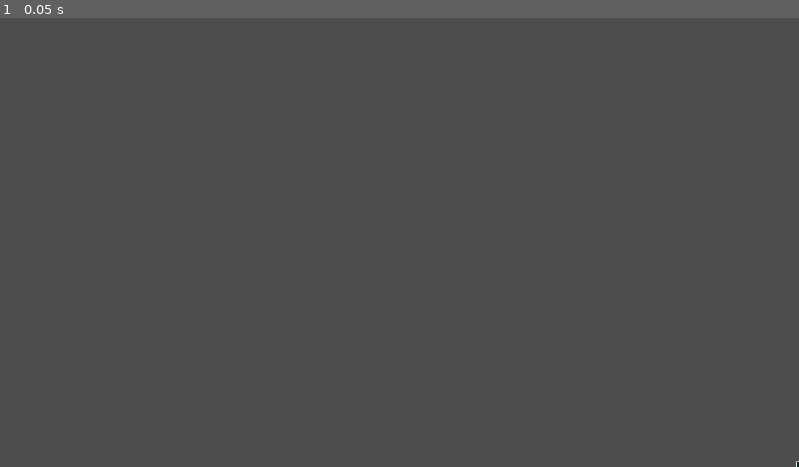
Above: before the commit, frame 1.
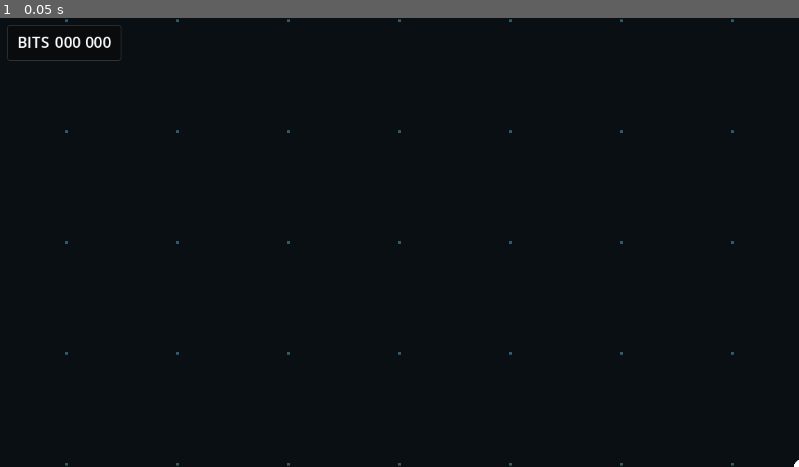
Above: after the commit, the same moment.

Repository: DscrtDv/NetClicker
Game: Godot game, scene res://Main/main.tscn
Same seed, same stepped clock (60 frames per second), same inputs: the game is played once before the commit and once after it.
Inputs:
- Up to frame 1 (0.05 s): no input

The runs differ from the first frame. In frame 1, 100% of the frame differs, in the area x 0-100%, y 0-100%.

Commit message:
[+] HUD, background grid, and visual polish
- Added CanvasLayer-based HUD with bits counter (grow-on-hover bps reveal)
- Procedural dot grid background with LOD (minor dots hidden on zoom out)
- Computer hover effect switched from scale to brightness modulate
- Selection bracket fades in on hover, goes fully opaque on grab
- Counter folder moved under UI/HUD, root changed to PanelContainer

Diff:
--- a/Clickers/Computer/computer.gd
+++ b/Clickers/Computer/computer.gd
@@ -17,8 +17,8 @@
 var screen_on_color : Color = Color(0.192, 0.718, 0.643)
 var screen_off_color : Color = Color(0.2, 0.2, 0.2) # Dark gray
 
-var hover_scale := Vector2(1.05, 1.05)
-var normal_scale := Vector2(1.0, 1.0)
+var hover_modulate := Color(1.3, 1.3, 1.3)
+var normal_modulate := Color(1.0, 1.0, 1.0)
 
 func _ready() -> void:
 	super._ready()
@@ -68,7 +68,7 @@
 	if powered:
 		boost = 2
 		enable_boost()
-	create_tween().tween_property(self, "scale", hover_scale, 0.15)
+	create_tween().tween_property(self, "modulate", hover_modulate, 0.15)
 
 func _on_mouse_exited() -> void:
 	if not grabbing:
@@ -77,4 +77,4 @@
 		boost = 1
 		if is_boosted:
 			disable_boost()
-		create_tween().tween_property(self, "scale", normal_scale, 0.15)
+		create_tween().tween_property(self, "modulate", normal_modulate, 0.15)
--- a/Clickers/Computer/computer.tscn
+++ b/Clickers/Computer/computer.tscn
@@ -12,7 +12,6 @@
 script = ExtResource("2_pepyb")
 
 [node name="DetailView" type="Node2D" parent="." unique_id=1456602839]
-visible = false
 
 [node name="Area2D" type="Area2D" parent="DetailView" unique_id=200707715]
 
@@ -27,7 +26,6 @@
 offset_top = -6.0
 offset_right = 6.0
 offset_bottom = 2.0
-rotation = -0.015260343
 mouse_filter = 2
 color = Color(0.19215687, 0.7176471, 0.6431373, 1)
 
--- /dev/null
+++ b/Main/Background/background.gd
@@ -0,0 +1,44 @@
+extends Node2D
+
+const BG_COLOR        := Color(0.04, 0.06, 0.08, 1.0)
+const DOT_COLOR       := Color(0.25, 0.45, 0.55, 0.30)
+const DOT_LARGE_COLOR := Color(0.30, 0.55, 0.65, 0.60)
+const SPACING         := 40.0
+const LARGE_EVERY     := 4
+const DOT_RADIUS      := 1.0
+const DOT_LARGE_RADIUS := 2.5
+
+var _large_only := false
+
+func _ready() -> void:
+	RenderingServer.set_default_clear_color(BG_COLOR)
+	SignalBus.lod_changed.connect(func(level: int) -> void:
+		_large_only = level > 0
+	)
+
+func _process(_delta: float) -> void:
+	queue_redraw()
+
+func _draw() -> void:
+	var inv := get_viewport_transform().affine_inverse()
+	var vp  := get_viewport_rect()
+	var tl  := inv * vp.position
+	var br  := inv * (vp.position + vp.size)
+
+	draw_rect(Rect2(tl, br - tl), BG_COLOR)
+
+	var sx : float = floor(tl.x / SPACING) * SPACING
+	var sy : float = floor(tl.y / SPACING) * SPACING
+
+	var x : float = sx
+	while x <= br.x + SPACING:
+		var y : float = sy
+		while y <= br.y + SPACING:
+			var gx := int(round(x / SPACING))
+			var gy := int(round(y / SPACING))
+			if gx % LARGE_EVERY == 0 and gy % LARGE_EVERY == 0:
+				draw_circle(Vector2(x, y), DOT_LARGE_RADIUS, DOT_LARGE_COLOR)
+			elif not _large_only:
+				draw_circle(Vector2(x, y), DOT_RADIUS, DOT_COLOR)
+			y += SPACING
+		x += SPACING
--- /dev/null
+++ b/Main/Background/background.tscn
@@ -0,0 +1,7 @@
+[gd_scene format=3 uid="uid://bxnetbg00001"]
+
+[ext_resource type="Script" path="res://Main/Background/background.gd" id="1_bg"]
+
+[node name="Background" type="Node2D"]
+z_index = -10
+script = ExtResource("1_bg")
--- a/Main/Camera/camera.gd
+++ b/Main/Camera/camera.gd
@@ -1,9 +1,9 @@
 extends Camera2D
 
-const ZOOM_STEP := 0.1
+const ZOOM_STEP := 0.05
 const ZOOM_MIN := Vector2(0.5, 0.5)
 const ZOOM_MAX := Vector2(3.0, 3.0)
-const LOD_THRESHOLD := 0.85
+const LOD_THRESHOLD := 1.2
 
 var _dragging := false
 
--- a/Main/main.gd
+++ b/Main/main.gd
@@ -1,6 +1,6 @@
 extends Node2D
 
-@onready var click_counter : Node2D = $Counter
+@onready var click_counter : PanelContainer = $HUD/Counter
 
 var total_bits : int = 0
 var main_bits_ps : int = 0
--- a/Main/main.tscn
+++ b/Main/main.tscn
@@ -2,17 +2,18 @@
 
 [ext_resource type="PackedScene" uid="uid://dygktvrk0wt77" path="res://Clickers/Computer/computer.tscn" id="1_2w1kt"]
 [ext_resource type="Script" uid="uid://6kyxv2o1dvs5" path="res://Main/main.gd" id="1_qvhan"]
-[ext_resource type="PackedScene" uid="uid://cmymnh1b10lkv" path="res://UI/Counter/click_counter.tscn" id="2_2w1kt"]
+[ext_resource type="PackedScene" path="res://UI/HUD/hud.tscn" id="2_hud"]
 [ext_resource type="PackedScene" uid="uid://bky7o4xomln2s" path="res://Main/Camera/camera.tscn" id="4_eunhr"]
+[ext_resource type="PackedScene" path="res://Main/Background/background.tscn" id="5_bg"]
 
 [node name="Main" type="Node2D" unique_id=1578416008]
 script = ExtResource("1_qvhan")
 
+[node name="Background" parent="." instance=ExtResource("5_bg")]
+
 [node name="Computer" parent="." unique_id=2088399027 instance=ExtResource("1_2w1kt")]
 position = Vector2(579, 323)
 
-[node name="Counter" parent="." unique_id=1342311751 instance=ExtResource("2_2w1kt")]
-visible = false
-position = Vector2(476, 272)
+[node name="HUD" parent="." unique_id=2133900864 instance=ExtResource("2_hud")]
 
 [node name="Camera2D" parent="." unique_id=2093055837 instance=ExtResource("4_eunhr")]
--- a/UI/Counter/click_counter.gd
+++ /dev/null
@@ -1,19 +0,0 @@
-extends Node2D
-
-@onready var counter_label : Label 	= $CounterLabel
-@onready var timer : Timer 			= $Timer
-var total_bits : int				= 0
-var bits_ps : int 					= 0
-
-func _ready() -> void:
-	update_counter()
-	timer.wait_time = 1.0
-	timer.start()
-
-func update_counter() -> void:
-	counter_label.text = "%015d" % total_bits
-
-func _on_timer_timeout() -> void:
-	if (bits_ps > 0):
-		total_bits += bits_ps
-		update_counter()
--- a/UI/Counter/click_counter.tscn
+++ /dev/null
@@ -1,14 +0,0 @@
-[gd_scene format=3 uid="uid://cmymnh1b10lkv"]
-
-[ext_resource type="Script" uid="uid://cnmnt55tn1kel" path="res://UI/Counter/click_counter.gd" id="1_cqbsn"]
-
-[node name="Counter" type="Node2D" unique_id=1342311751]
-script = ExtResource("1_cqbsn")
-
-[node name="CounterLabel" type="Label" parent="." unique_id=1782169754]
-offset_right = 40.0
-offset_bottom = 23.0
-
-[node name="Timer" type="Timer" parent="." unique_id=492785664]
-
-[connection signal="timeout" from="Timer" to="." method="_on_timer_timeout"]
--- /dev/null
+++ b/UI/HUD/Counter/click_counter.gd
@@ -0,0 +1,55 @@
+extends PanelContainer
+
+@onready var counter_label : Label   = $MarginContainer/VBoxContainer/HBoxContainer/CounterLabel
+@onready var bps_container : Control = $MarginContainer/VBoxContainer/BpsContainer
+@onready var bps_label     : Label   = $MarginContainer/VBoxContainer/BpsContainer/BpsLabel
+@onready var timer         : Timer   = $Timer
+var total_bits : int = 0
+var bits_ps    : int = 0
+
+var collapsed_h : float = 0.0
+var expanded_h  : float = 0.0
+var bps_h       : float = 0.0
+
+func _ready() -> void:
+	update_counter()
+	timer.wait_time = 1.0
+	timer.start()
+	bps_container.custom_minimum_size.y = 0.0
+	await get_tree().process_frame
+	bps_h = bps_label.get_minimum_size().y
+	reset_size()
+	await get_tree().process_frame
+	collapsed_h = size.y
+	expanded_h = collapsed_h + bps_h + 3
+
+func format_bits(n: int) -> String:
+	var s := "%06d" % n
+	var result := ""
+	for i in range(s.length() - 1, -1, -1):
+		var pos := s.length() - 1 - i
+		if pos > 0 and pos % 3 == 0:
+			result = " " + result
+		result = s[i] + result
+	return result
+
+func update_counter() -> void:
+	counter_label.text = format_bits(total_bits)
+	bps_label.text = "%s bits/s" % format_bits(bits_ps)
+
+func _on_timer_timeout() -> void:
+	if bits_ps > 0:
+		total_bits += bits_ps
+		update_counter()
+
+func _on_mouse_entered() -> void:
+	var tw := create_tween().set_parallel(true)
+	tw.tween_property(bps_container, "custom_minimum_size:y", bps_h, 0.15)
+	tw.tween_property(self, "size:y", expanded_h, 0.15)
+	tw.tween_property(bps_label, "modulate:a", 1.0, 0.15)
+
+func _on_mouse_exited() -> void:
+	var tw := create_tween().set_parallel(true)
+	tw.tween_property(bps_container, "custom_minimum_size:y", 0.0, 0.15)
+	tw.tween_property(self, "size:y", collapsed_h, 0.15)
+	tw.tween_property(bps_label, "modulate:a", 0.0, 0.15)
--- /dev/null
+++ b/UI/HUD/Counter/click_counter.tscn
@@ -0,0 +1,70 @@
+[gd_scene format=3 uid="uid://cmymnh1b10lkv"]
+
+[ext_resource type="Script" uid="uid://cnmnt55tn1kel" path="res://UI/HUD/Counter/click_counter.gd" id="1_cqbsn"]
+
+[sub_resource type="StyleBoxFlat" id="StyleBoxFlat_bg"]
+bg_color = Color(0.04, 0.04, 0.04, 0.7)
+border_width_left = 1
+border_width_top = 1
+border_width_right = 1
+border_width_bottom = 1
+border_color = Color(0.25, 0.25, 0.25, 0.9)
+corner_radius_top_left = 4
+corner_radius_top_right = 4
+corner_radius_bottom_right = 4
+corner_radius_bottom_left = 4
+
+[node name="Counter" type="PanelContainer" unique_id=1342311751]
+offset_left = 10.0
+offset_top = 10.0
+offset_right = 210.0
+offset_bottom = 62.0
+theme_override_styles/panel = SubResource("StyleBoxFlat_bg")
+script = ExtResource("1_cqbsn")
+
+[node name="MarginContainer" type="MarginContainer" parent="." unique_id=1864077917]
+layout_mode = 2
+theme_override_constants/margin_left = 14
+theme_override_constants/margin_top = 8
+theme_override_constants/margin_right = 14
+theme_override_constants/margin_bottom = 8
+
+[node name="VBoxContainer" type="VBoxContainer" parent="MarginContainer" unique_id=950849470]
+layout_mode = 2
+theme_override_constants/separation = 3
+
+[node name="HBoxContainer" type="HBoxContainer" parent="MarginContainer/VBoxContainer" unique_id=1396289250]
+layout_mode = 2
+theme_override_constants/separation = 8
+alignment = 1
+
+[node name="BitsLabel" type="Label" parent="MarginContainer/VBoxContainer/HBoxContainer" unique_id=678831703]
+layout_mode = 2
+theme_override_font_sizes/font_size = 22
+text = "BITS"
+vertical_alignment = 1
+
+[node name="CounterLabel" type="Label" parent="MarginContainer/VBoxContainer/HBoxContainer" unique_id=1782169754]
+layout_mode = 2
+theme_override_font_sizes/font_size = 22
+vertical_alignment = 1
+
+[node name="BpsContainer" type="Control" parent="MarginContainer/VBoxContainer" unique_id=1737826705]
+clip_contents = true
+layout_mode = 2
+size_flags_horizontal = 3
+
+[node name="BpsLabel" type="Label" parent="MarginContainer/VBoxContainer/BpsContainer" unique_id=952694654]
+modulate = Color(1, 1, 1, 0)
+layout_mode = 1
+anchors_preset = 15
+anchor_right = 1.0
+anchor_bottom = 1.0
+theme_override_font_sizes/font_size = 11
+horizontal_alignment = 1
+
+[node name="Timer" type="Timer" parent="." unique_id=492785664]
+
+[connection signal="mouse_entered" from="." to="." method="_on_mouse_entered"]
+[connection signal="mouse_exited" from="." to="." method="_on_mouse_exited"]
+[connection signal="timeout" from="Timer" to="." method="_on_timer_timeout"]
--- /dev/null
+++ b/UI/HUD/hud.tscn
@@ -0,0 +1,7 @@
+[gd_scene format=3 uid="uid://dg7pa12lqudwx"]
+
+[ext_resource type="PackedScene" uid="uid://cmymnh1b10lkv" path="res://UI/HUD/Counter/click_counter.tscn" id="1_counter"]
+
+[node name="HUD" type="CanvasLayer" unique_id=1293283919]
+
+[node name="Counter" parent="." unique_id=704091606 instance=ExtResource("1_counter")]
--- a/UI/SelectionBracket/selection_bracket.gd
+++ b/UI/SelectionBracket/selection_bracket.gd
@@ -14,14 +14,19 @@
 
 func on_hover() -> void:
 	visible = true
+	modulate.a = 0.45
 	create_tween().tween_property(self, "size", hover_size, 0.1)
 
 func on_grab() -> void:
-	create_tween().tween_property(self, "size", grab_size, 0.08)
+	var tw := create_tween()
+	tw.tween_property(self, "modulate:a", 1.0, 0.08)
+	tw.parallel().tween_property(self, "size", grab_size, 0.08)
 
 func on_release(is_hovering: bool) -> void:
 	if is_hovering:
-		create_tween().tween_property(self, "size", hover_size, 0.1)
+		var tw := create_tween()
+		tw.tween_property(self, "modulate:a", 0.45, 0.1)
+		tw.parallel().tween_property(self, "size", hover_size, 0.1)
 	else:
 		visible = false
 
Not shown, added: Main/Background/background.gd.uid
Renamed: UI/Counter/click_counter.gd.uid -> UI/HUD/Counter/click_counter.gd.uid
